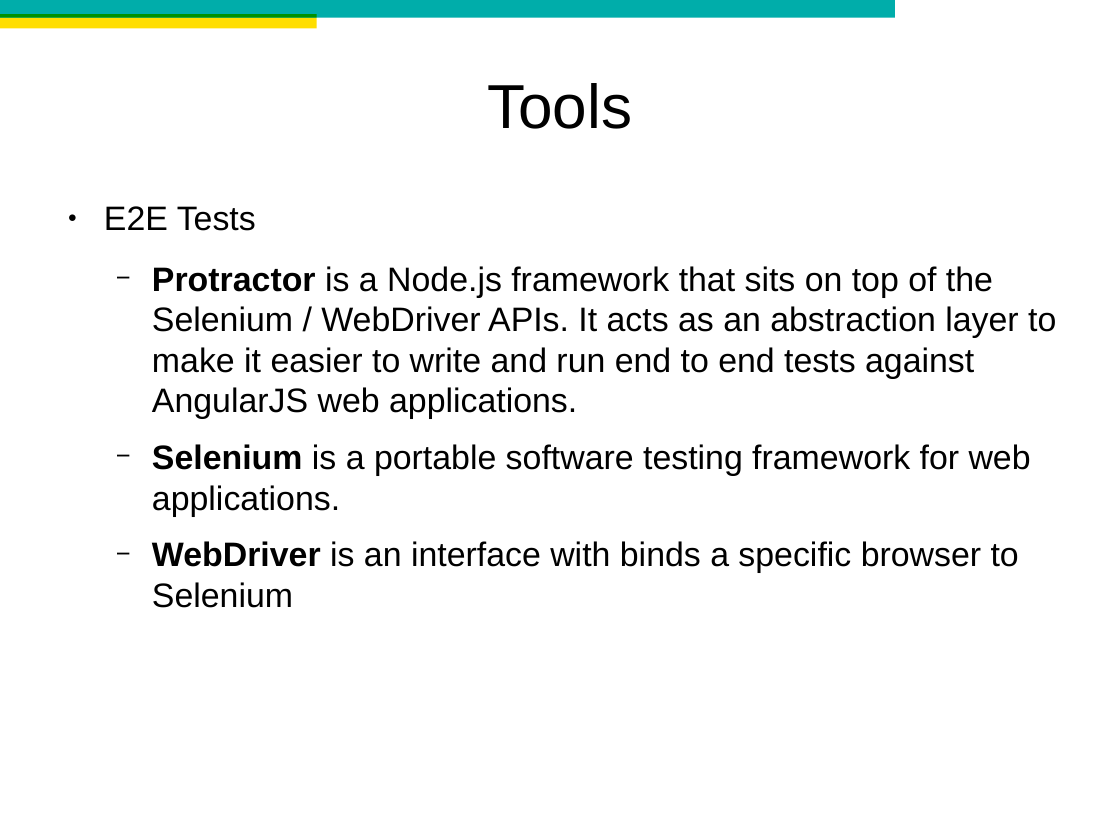
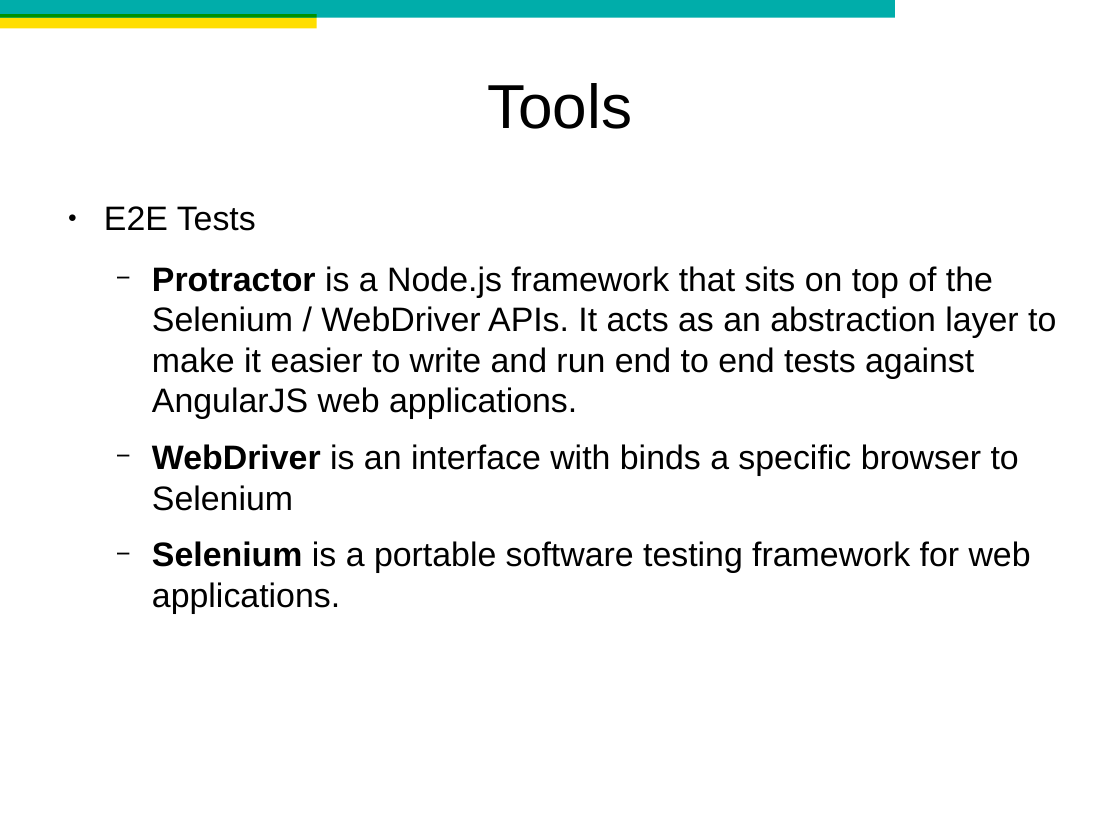
Before and after one commit to mgable/QA-demo, a slide deck: slide 6 of presentation/QA demo.odp. Drawn at 1120x840 pixels with LibreOffice and Linux fonts; fonts in the diff are those of the drawing; background and template pictures are left out. Boxes give left, top, right and bottom in pixels: in the first picture for what was removed or moved away, otherwise in the second. Text is boxed around its words. In the diff, an @@ line names an element or a change of style, - is before the commit and + after.

```diff
--- a/presentation/QA demo.odp
+++ b/presentation/QA demo.odp
@@ text at [152, 444, 1019, 511]: paragraph added @@
+  − WebDriver is an interface with binds a specific browser to Selenium
@@ text at [152, 541, 1019, 608]: paragraph removed @@
-  − WebDriver is an interface with binds a specific browser to Selenium
```
Also in this commit, not shown: 6 other slides changed, 2 slides removed, 4 other files.
